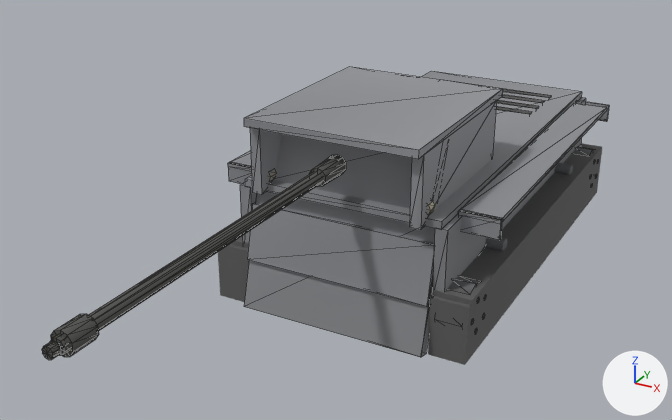
What one commit did to the glTF model client/assets/models/ferdinand.glb.
Before and after are seen from a 50 mm camera at (5.71, -13.84, 7.07) aimed at (-0.35, -2.82, 1.57). Every picture has the same lights, and +X, +Y and +Z are marked at lower right. The picture after the commit comes second. Mesh edges are drawn as thin lines on the coarser meshes. Where no turn or scale is listed for an object, it has been applied to the vertices. Vertices at exactly the same position are counted once.

Names of what the first picture shows: 'barrel', 'glacis', 'hullSide', 'hullTop', 'lowerPlate', 'mantlet', 'tracks', 'turretRoof', 'turretSide' and 2 more.
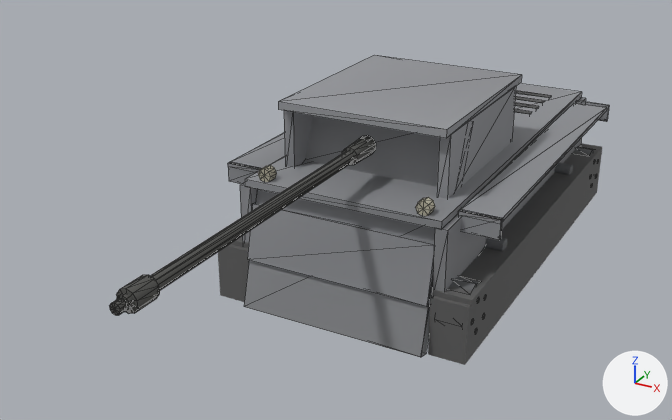
Patch to the scene script:
```diff
--- a/client/assets/models/ferdinand.glb.py
+++ b/client/assets/models/ferdinand.glb.py
@@ me_mesh_22 @@
 # used by ob_mantlet; location = (0.0, 0.0, 0.0)
-me_mesh_22.from_pydata(...)  # 8 vertices, 12 faces; spans x -1.3..1.3, y -3.23..-2.67, z 1.91..2.97
+me_mesh_22.from_pydata(...)  # 8 vertices, 12 faces; spans x -1.3..1.3, y -2.33..-1.77, z 1.91..2.97
+# me_mesh_22 part 1: the whole mesh is moved by (0.0, 0.9, 0.0)
 me_mesh_22.materials.append(mat_mantlet_mat)
@@ me_mesh_23 @@
 # used by ob_turretside; location = (0.0, 0.0, 0.0)
-me_mesh_23.from_pydata(...)  # 16 vertices, 24 faces; spans x -1.32..1.32, y -3.55..-0.85, z 1.92..2.96
+me_mesh_23.from_pydata(...)  # 16 vertices, 24 faces; spans x -1.32..1.32, y -2.65..0.05, z 1.92..2.96
+# me_mesh_23 part 2: the whole mesh is moved by (0.0, 0.9, 0.0)
 me_mesh_23.materials.append(mat_turretside_mat)
@@ me_mesh_24 @@
 # used by ob_turretroof; location = (0.0, 0.0, 0.0)
-me_mesh_24.from_pydata(...)  # 8 vertices, 12 faces; spans x -1.32..1.32, y -3.7..-0.6, z 2.95..3.08
+me_mesh_24.from_pydata(...)  # 8 vertices, 12 faces; spans x -1.32..1.32, y -2.8..0.3, z 2.95..3.08
+# me_mesh_24 part 3: the whole mesh is moved by (0.0, 0.9, 0.0)
 me_mesh_24.materials.append(mat_turretroof_mat)
@@ ob_barrel @@
 ob_barrel = bpy.data.objects.new('barrel', me_mesh_25)
-ob_barrel.location = (0.0, -3.45, 2.55)
+ob_barrel.location = (0.0, -2.55, 2.55)
```

What differs and where, as boxes (x1, y1, x2, y2) in the pictures (672 x 420 px):
'turretRoof', moved
    before: (244, 67, 503, 159)
    after: (278, 55, 522, 138)
'mantlet', moved
    before: (274, 134, 412, 209)
    after: (305, 116, 440, 187)
'turretSide', moved
    before: (250, 100, 497, 230)
    after: (284, 86, 516, 199)
'barrel', moved
    before: (42, 155, 346, 360)
    after: (110, 135, 376, 315)
